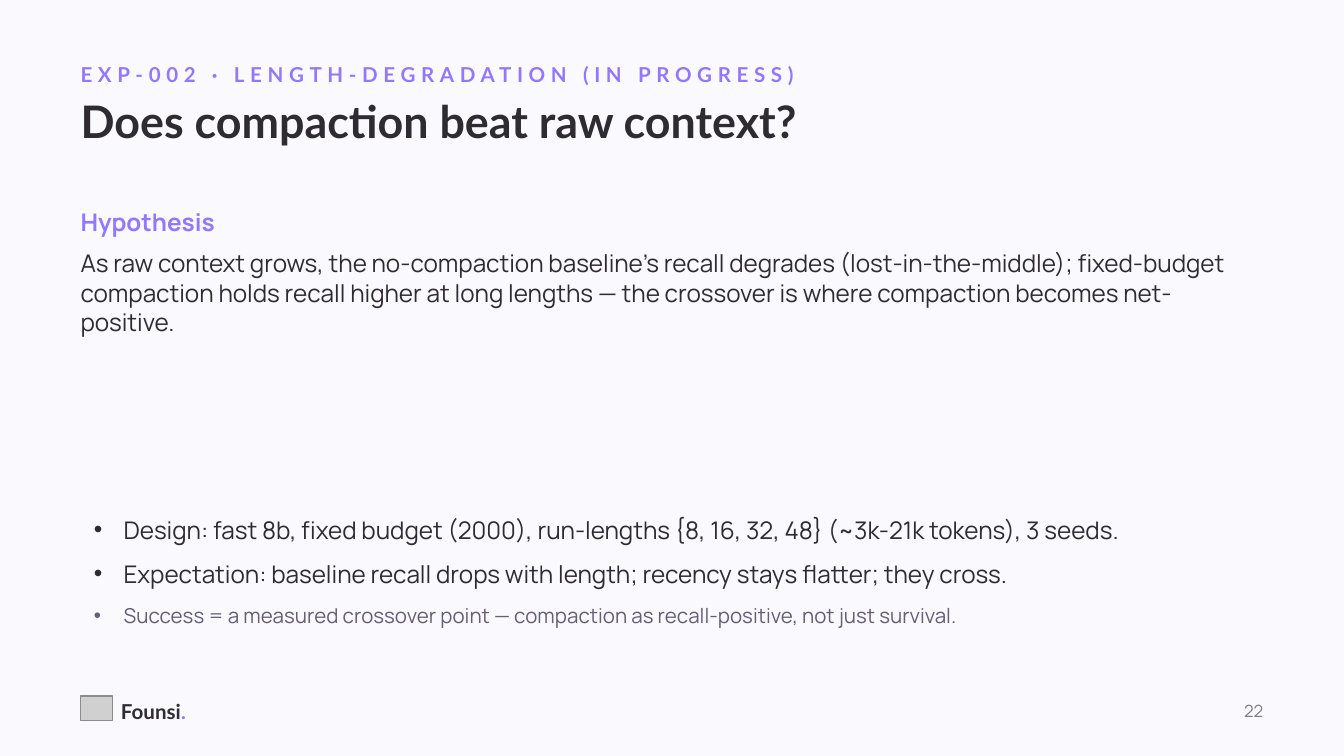
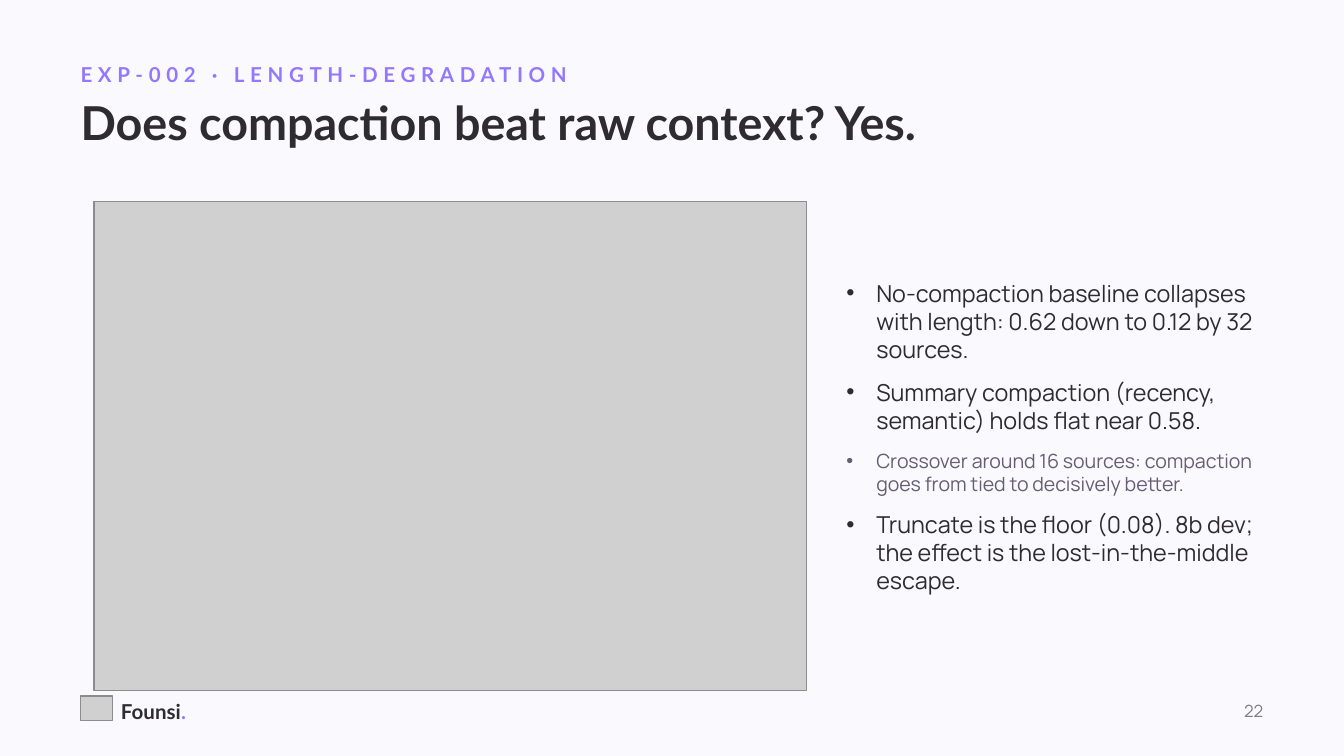
Before and after one commit to kanishkpatel1995/agent-harness, a slide deck: slide 22 of presentation/founsi-context-engineering.pptx. Drawn at 1344x756 pixels with LibreOffice and Linux fonts; fonts in the diff are those of the drawing; grey boxes stand for pictures. Boxes give left, top, right and bottom in pixels: in the first picture for what was removed or moved away, otherwise in the second. Text is boxed around its words. In the diff, an @@ line names an element or a change of style, - is before the commit and + after.

```diff
--- a/presentation/founsi-context-engineering.pptx
+++ b/presentation/founsi-context-engineering.pptx
@@ text at [81,54,1263,94]: text changed @@
-EXP-002 · LENGTH-DEGRADATION (IN PROGRESS)
+EXP-002 · LENGTH-DEGRADATION
@@ text at [81,105,916,148]: text changed; size 24 to 25 pt @@
-Does compaction beat raw context?
+Does compaction beat raw context? Yes.
@@ picture added at [94,202,806,691] @@
@@ text removed at [81,213,215,237] @@
-Hypothesis
@@ text at [876,285,1253,595]: text changed; size 13 to 12.5 pt @@
-As raw context grows, the no-compaction baseline's recall degrades (lost-in-the-middle); fixed-budget compaction holds recall higher at long lengths — the crossover is where compaction becomes net-positive.
+• No-compaction baseline collapses with length: 0.62 down to 0.12 by 32 sources.
+• Summary compaction (recency, semantic) holds flat near 0.58.
+• Crossover around 16 sources: compaction goes from tied to decisively better.
+• Truncate is the floor (0.08). 8b dev; the effect is the lost-in-the-middle escape.
@@ text removed at [124,517,1118,628] @@
-• Design: fast 8b, fixed budget (2000), run-lengths {8, 16, 32, 48} (~3k-21k tokens), 3 seeds.
-• Expectation: baseline recall drops with length; recency stays flatter; they cross.
-• Success = a measured crossover point — compaction as recall-positive, not just survival.
```
Also in this commit, not shown: 15 other files.
